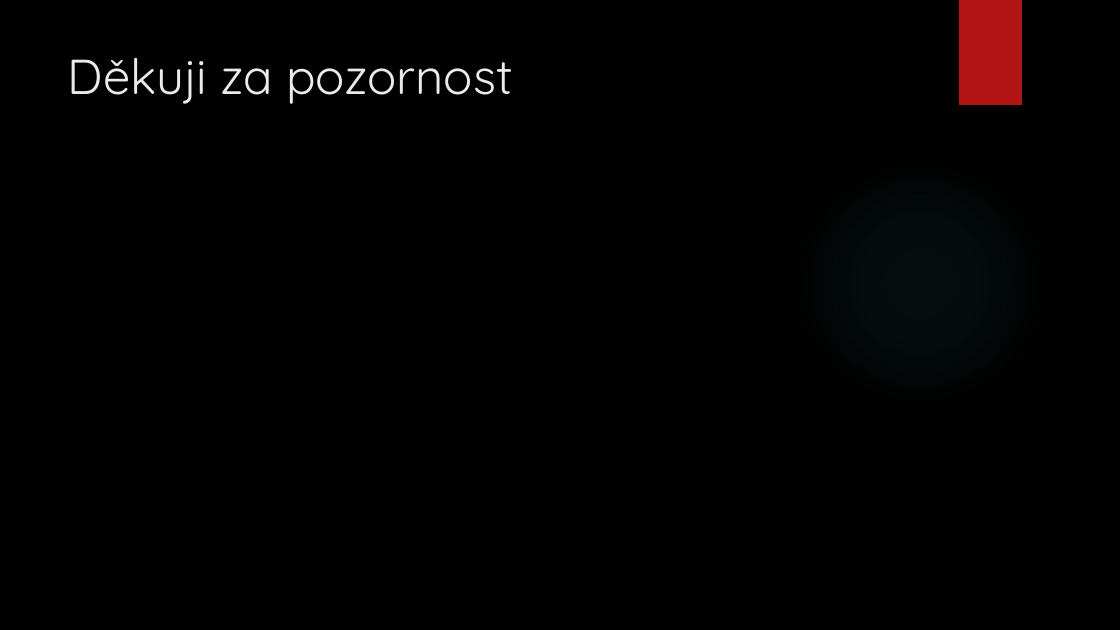
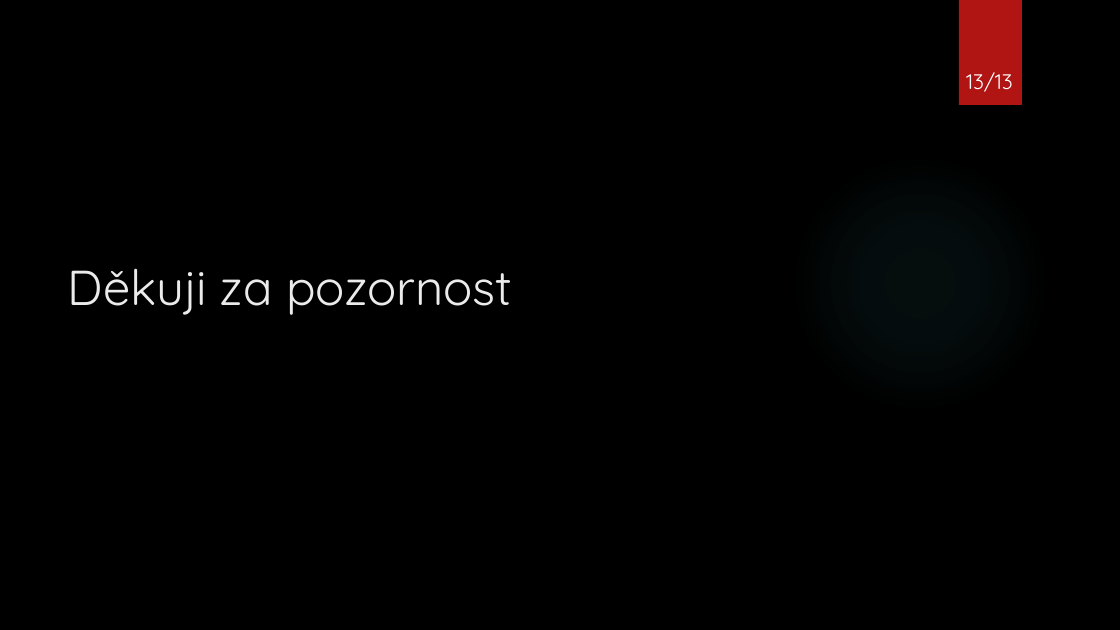
Before and after one commit to topiker/skola, a slide deck: slide 13 of DMB2/Webové dashboard technologie.pptx (slide 12 before the commit). Drawn at 1120x630 pixels with LibreOffice and Linux fonts; fonts in the diff are those of the drawing; background and template pictures are left out. Boxes give left, top, right and bottom in pixels: in the first picture for what was removed or moved away, otherwise in the second. Text is boxed around its words. In the diff, an @@ line names an element or a change of style, - is before the commit and + after.

```diff
--- a/DMB2/Webové dashboard technologie.pptx
+++ b/DMB2/Webové dashboard technologie.pptx
@@ page number added at (966,72,1013,92), 18 pt, text #FFFFFF @@
+13/13
@@ title "Děkuji za pozornost": place and size @@
-title "Děkuji za pozornost" at (68,57,512,104)
+title "Děkuji za pozornost" at (68,268,512,315)
```
Also in this commit, not shown: 11 other slides changed, 1 slide added, 5 other files.
